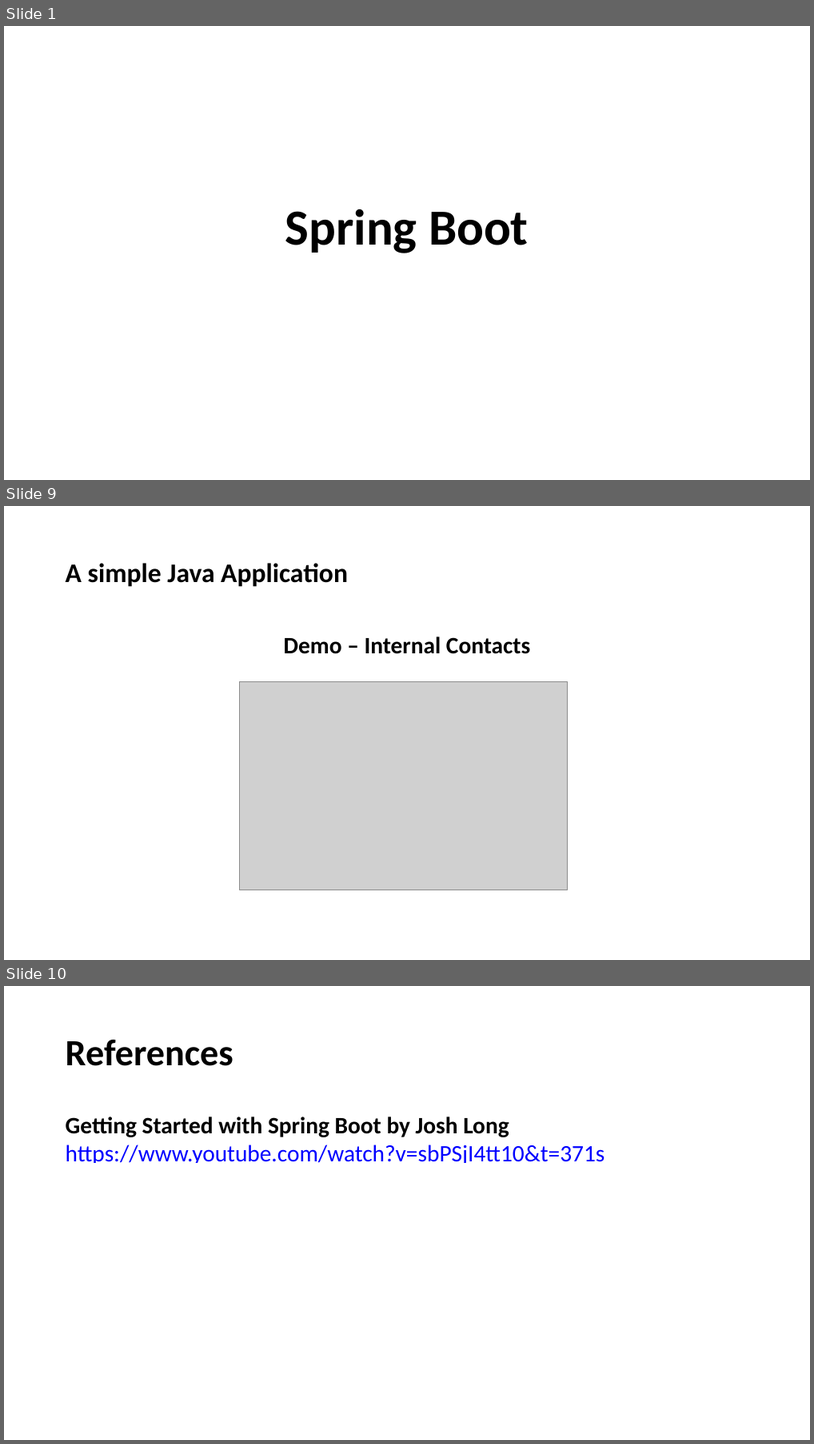
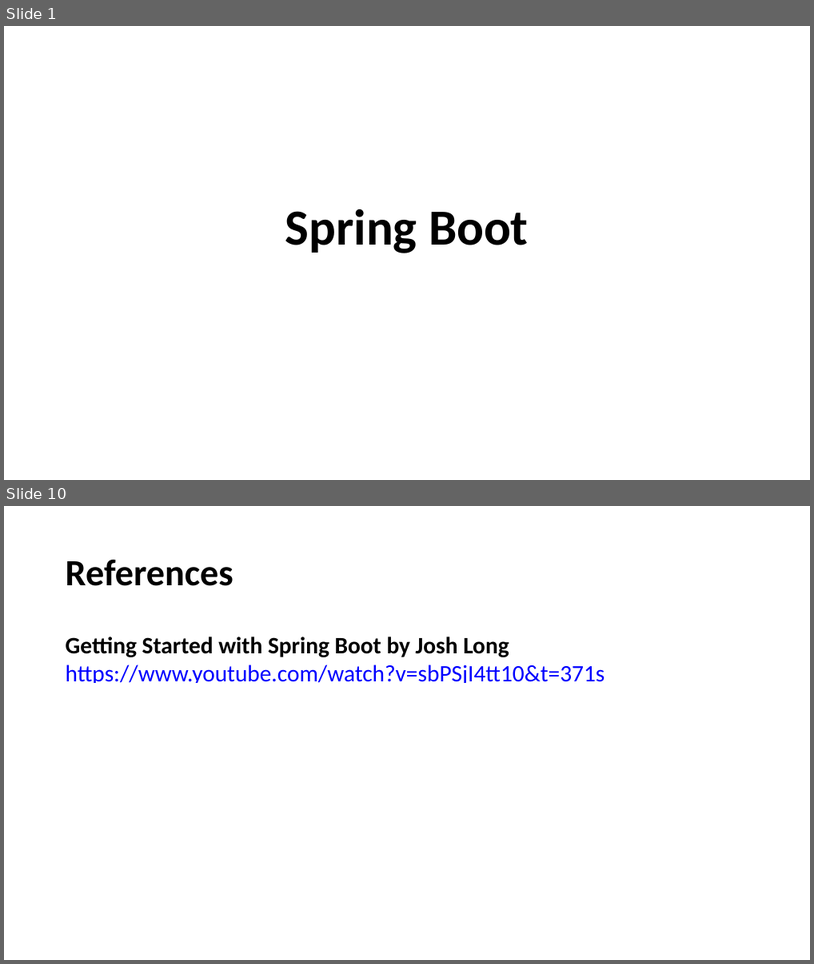
Before and after one commit to marcelovgomes/demo-internal-contacts, a slide deck: presentation_resources/spring-boot-demo-presentation.pptx. Shown one above the other, each under a label of ours: slides 1, 9 and 10 before the commit, slides 1 and 10 after it; the slides between them are not shown. The pictures are 814x1444 and 814x964 pixels, drawn with LibreOffice and Linux fonts; fonts in the diff are those of the drawing; grey boxes stand for pictures. Boxes give left, top, right and bottom in pixels: in the first picture for what was removed or moved away, otherwise in the second. Text is boxed around its words. In the diff, an @@ line names an element or a change of style, - is before the commit and + after.

```diff
--- a/presentation_resources/spring-boot-demo-presentation.pptx
+++ b/presentation_resources/spring-boot-demo-presentation.pptx
@@ slide 9 removed at [4, 506, 810, 960], background #FFFFFF @@
@@ text removed at [66, 563, 348, 587] @@
-A simple Java Application
@@ text removed at [284, 636, 530, 654] @@
-Demo – Internal Contacts
@@ picture removed at [240, 681, 568, 889] @@
```
Also in this commit, not shown: 7 slides changed, 1 slide added.
